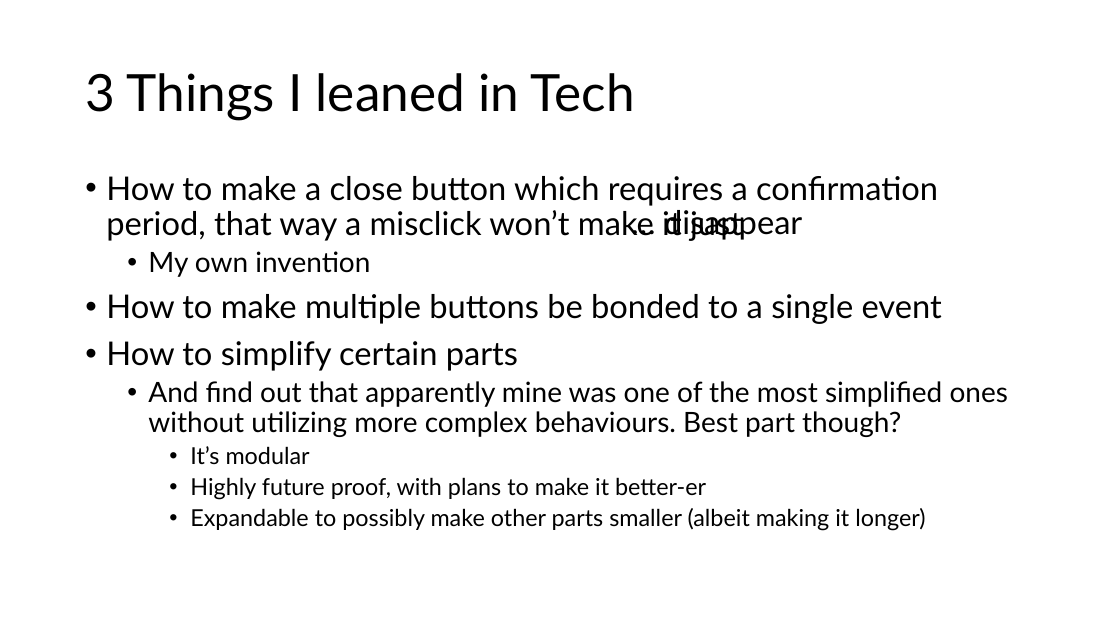
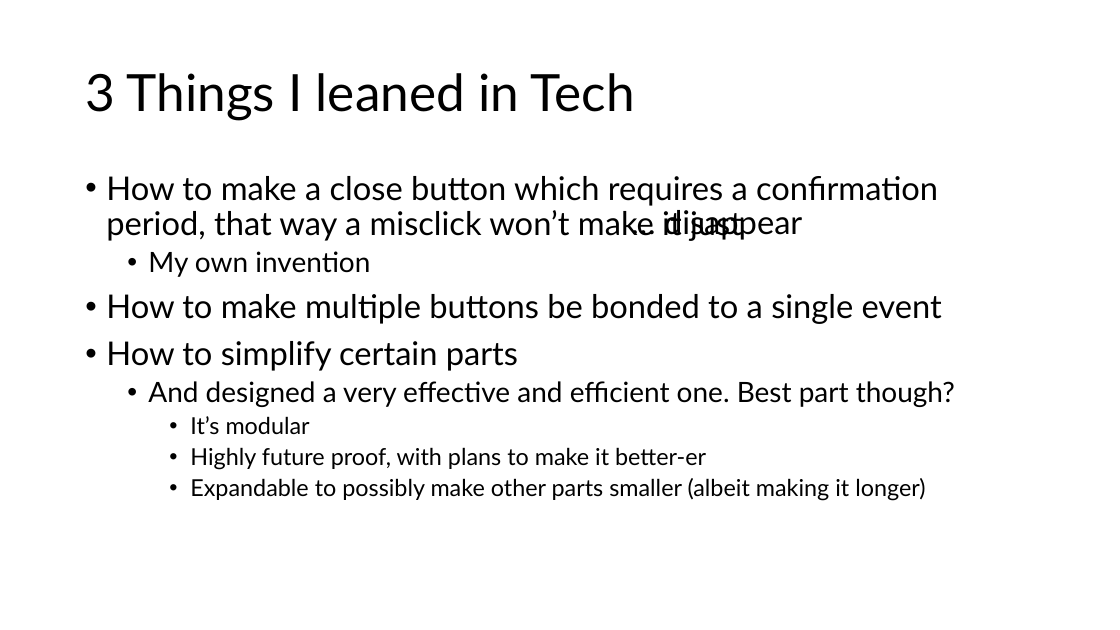
Before and after one commit to NPITX-programs/Presentations, a slide deck: slide 3 of Current Presentation/Charlie Fall Term 2024 presentation.pptx. Drawn at 1120x630 pixels with LibreOffice and Linux fonts; fonts in the diff are those of the drawing. Boxes give left, top, right and bottom in pixels: in the first picture for what was removed or moved away, otherwise in the second. Text is boxed around its words. In the diff, an @@ line names an element or a change of style, - is before the commit and + after.

```diff
--- a/Current Presentation/Charlie Fall Term 2024 presentation.pptx
+++ b/Current Presentation/Charlie Fall Term 2024 presentation.pptx
@@ text at box(148, 381, 955, 407): text changed @@
-  • And find out that apparently mine was one of the most simplified ones without utilizing more complex behaviours. Best part though?
+  • And designed a very effective and efficient one. Best part though?
```
